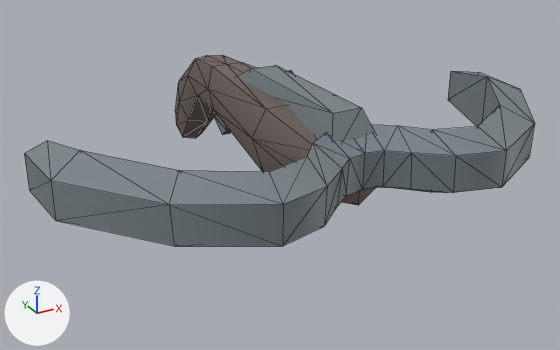
Renders of the glTF model assets/gear/dungeon/crossbow_common.glb from each side of a commit.
The view is the same before and after, from a camera (50 mm lens) standing at (-0.488, -1.144, 0.378) and looking at (0.006, -0.245, -0.072). Arrows for +X, +Y and +Z are at lower left; the lights stay in place. The older version comes first. Mesh edges are drawn as thin lines. Vertices at exactly the same position are counted once.

In view in the first picture: 'crossbow_common'.
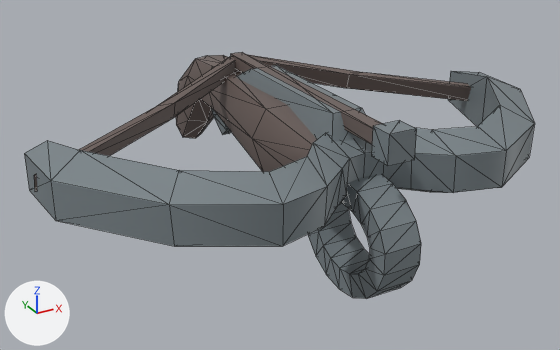
What differs and where, as boxes [x1, y1, x2, y2] in the pictures (560 x 350 px):
'crossbow_common', reshaped (29% taller)
    before: [24, 55, 535, 246]
    after: [24, 52, 535, 299]
part 1 of me_cube_4447, added
    after: [231, 52, 383, 144]
part 2 of me_cube_4447, added
    after: [372, 120, 417, 166]
part 3 of me_cube_4447, added
    after: [308, 175, 421, 299]
part 4 of me_cube_4447, added
    after: [34, 55, 471, 192]

Patch to the scene script:
```diff
--- a/assets/gear/dungeon/crossbow_common.glb.py
+++ b/assets/gear/dungeon/crossbow_common.glb.py
@@ me_cube_4447 @@
 # used by ob_crossbow_common; location = (0.0, 0.0, 0.0)
-me_cube_4447.from_pydata(...)  # 171 vertices, 316 faces; spans x -0.345..0.345, y -0.533..0.105, z -0.114..0.08
+me_cube_4447.from_pydata(...)  # 283 vertices, 526 faces; spans x -0.345..0.345, y -0.543..0.105, z -0.14..0.089
+# me_cube_4447 part 1: a new loose piece, a box spanning x -0.01..0.01, y -0.498..-0.122, z 0.061..0.08, in mat_wooddark (dark grey #6d605c)
+# me_cube_4447 part 2: a new loose piece, a box spanning x -0.018..0.018, y -0.528..-0.498, z 0.053..0.089, in mat_stone (grey #798388)
+# me_cube_4447 part 3: a new loose piece of 76 vertices spanning x -0.025..0.025, y -0.543..-0.365, z -0.14..0.009, in mat_stone (grey #798388)
+# me_cube_4447 part 4: a new loose piece of 20 vertices spanning x -0.345..0.345, y -0.31..-0.119, z 0.004..0.078, in mat_wooddark (dark grey #6d605c)
 me_cube_4447.materials.append(mat_wooddark)
```
